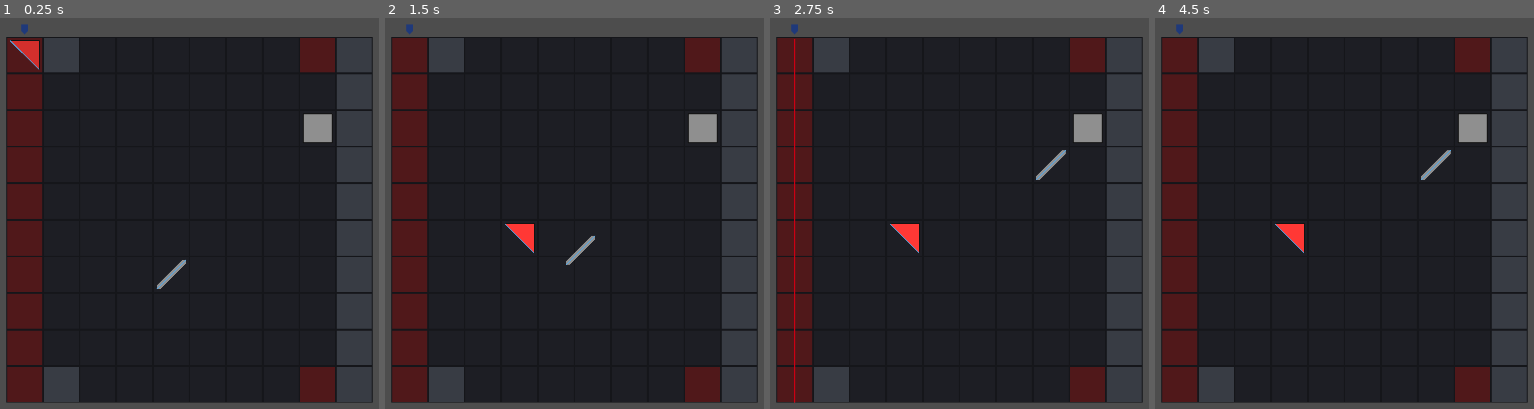
Above: before the commit, frames 1-4 (left to right).
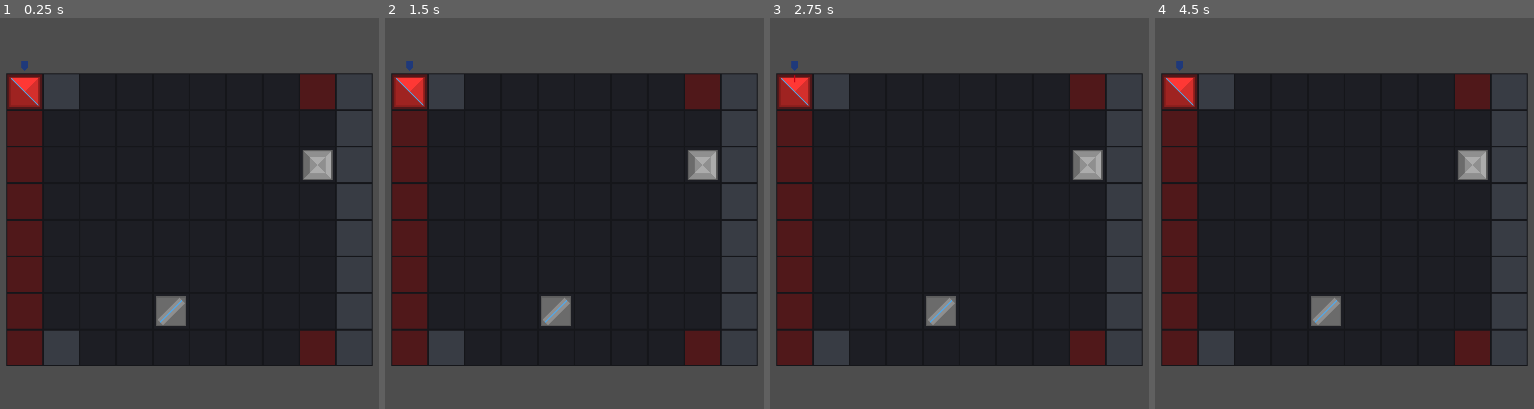
Above: after the commit, the same moments.

Repository: haykh/khet
Game: Godot game, scene res://world.tscn
Two runs of this game, one before a commit and one after it. Both use one fixed random seed, a clock stepped at 60 frames per second and the inputs below.
Inputs (mouse positions are in pixels of both pictures, inside the frame that each line leads up to):
- Up to frame 1 (0.25 s): no input
- Up to frame 2 (1.5 s): tap Enter at 0.5 s; drag from (411, 57) to (555, 276) at 0.52 s; tap Space (fire) at 1.25 s; drag from (555, 276) to (703, 127) at 1.27 s
- Up to frame 3 (2.75 s): tap Enter at 2 s; hold Space (fire) from 2.03 s (still down); click (1088, 127) at 2.17 s
- Up to frame 4 (4.5 s): release Space (fire) at 2.75 s; drag from (1295, 299) to (1473, 127) at 2.77 s; tap Enter at 3.5 s; move the mouse to (outside the picture) at 3.52 s; hold Space (fire) 3.53-4.25 s; click (outside the picture) at 3.67 s; drag from (outside the picture) to (1473, 127) at 4.27 s

The runs differ from the first frame. In frame 1, 21% of the frame differs, in the area x 1-99%, y 1-99%; in frame 2, 21%; in frame 3, 21%; in frame 4, 21%.

Commit message:
improved piece pickup/drop + shapes

Diff:
--- a/board/board.gd
+++ b/board/board.gd
@@ -18,7 +18,7 @@
 @export var piece_scene: PackedScene
 
 var nx: int = 10
-var ny: int = 10
+var ny: int = 8
 var sx: int = 0
 var sy: int = 0
 var xmax: int = 0
@@ -89,6 +89,7 @@
 # = = = = = = = = = = = = = = = =
 # built-in functions
 func _ready() -> void:
+	z_index = 1
 	# add tiles
 	get_board_dimensions()
 	board.initialize(board_tilemap, Vector2(sx, sy), Vector2(nx, ny), tile_size, color_board, color_neutral, color_silver, color_red)
@@ -123,12 +124,12 @@
 func _on_piece_pickup(piece: Piece) -> void:
 	if drag_state.piece == null:
 		drag_state.piece = piece
-		drag_state.piece.state = Pieces.State.PICKED
+		drag_state.piece.animate_pickup()
 		drag_state.offset = piece.position - get_global_mouse_position()
 		Input.set_default_cursor_shape(Input.CURSOR_DRAG)
 
 func _on_piece_drop() -> void:
-	drag_state.piece.state = Pieces.State.IDLE
+	drag_state.piece.animate_drop()
 	drag_state.piece = null
 	drag_state.offset = Vector2.ZERO
 	Input.set_default_cursor_shape(Input.CURSOR_POINTING_HAND)
--- a/board/board.tscn
+++ b/board/board.tscn
@@ -17,7 +17,7 @@
 
 [node name="Shape" type="Polygon2D" parent="."]
 position = Vector2(984, 560)
-polygon = PackedVector2Array(-440, -440, -440, 440, 440, 440, 440, -440)
+polygon = PackedVector2Array(-440, -352, -440, 352, 440, 352, 440, -352)
 script = ExtResource("4_hecc7")
 
 [node name="TileMapLayer" type="TileMapLayer" parent="Shape"]
--- a/laser/laser.gd
+++ b/laser/laser.gd
@@ -27,6 +27,7 @@
 	active = false
 	coord = crd
 	orientation = ori
+	beam.z_index = 20
 	beam.width = 4
 	beam.default_color = color_laser
 	beam.clear_points()
@@ -66,7 +67,7 @@
 					assert (num_piece_segments == Pieces.Shapes[piece.type].surfaces.size(), "# of piece segments does not match the # of expected surfaces")
 					for s in num_piece_segments:
 						var sgmt_line := piece_segments[s] as Line2D
-						var sgmt_type := Pieces.Shapes[piece.type].surfaces[s]
+						var sgmt_type := Pieces.Shapes[piece.type].surfaces[s].type
 						segments.append(Global.SegmentWithCallback.new(
 							sgmt_line.to_global(sgmt_line.points[0]),
 							sgmt_line.to_global(sgmt_line.points[1]),
--- a/piece/piece.gd
+++ b/piece/piece.gd
@@ -4,11 +4,11 @@
 @export_group("Colors", "color_")
 @export_color_no_alpha var color_silver := Color("#8f8f8f")
 @export_color_no_alpha var color_red := Color("#d42f2c")
-@export_color_no_alpha var color_surface_reflector := Color("#55a7e5")
-@export_color_no_alpha var color_surface_absorber := Color("#121212")
+@export var color_surface_reflector := Color("#55a7e5")
+@export var color_surface_absorber := Color("#ffffff00")
 
 @export_group("Nodes")
-@export var shape_polygon: Polygon2D
+@export var polygons: Node2D
 @export var surfaces: Node2D
 @export var shape_ghost: CollisionShape2D
 
@@ -18,6 +18,8 @@
 signal sgnl_unhovered(piece: Piece)
 signal sgnl_done_animating()
 
+# color dictionaries
+
 # constants
 var type := Pieces.Type.NONE
 var team := Pieces.Team.NONE
@@ -26,7 +28,6 @@
 var state := Pieces.State.NONE
 var coord := Vector2i.ZERO
 var orientation := 0
-var active_tween: Tween = null
 
 # external refs
 var board_ref: Board = null
@@ -40,48 +41,53 @@
 	type = typ
 	team = tm
 
+	z_index = 10
 	state = Pieces.State.IDLE
 	coord = crd
 	orientation = ori
 
+	var team_colors: Dictionary[Pieces.Team, Color] = {
+		Pieces.Team.SILVER: color_silver,
+		Pieces.Team.RED: color_red,
+	}
+	var surftype_colors: Dictionary[Pieces.SurfaceType, Color] = {
+		Pieces.SurfaceType.REFLECTOR: color_surface_reflector,
+		Pieces.SurfaceType.ABSORBER: color_surface_absorber,
+	}
+
 	assert(type in Pieces.Shapes, "Shape for the given piece type not defined")
 
-	# shape
-	var shape := PackedVector2Array()
-	for pt in Pieces.Shapes[type].shape:
-		shape.append(pt * ts)
-	shape_polygon.polygon = shape
-	match team:
-		Pieces.Team.SILVER:
-			shape_polygon.color = color_silver
-		Pieces.Team.RED:
-			shape_polygon.color = color_red
-
-	# surfaces
-	var nsurfaces := Pieces.Shapes[type].outlines.size()
-	assert(nsurfaces == Pieces.Shapes[type].surfaces.size(), "# of surfaces does not match the # of outlines")
-	for s in nsurfaces:
-		var pt1 := Pieces.Shapes[type].outlines[s].start
-		var pt2 := Pieces.Shapes[type].outlines[s].end
-		var surface_type := Pieces.Shapes[type].surfaces[s]
-
-		var line := Line2D.new()
-		line.width = 2
-		line.points = [pt1 * ts, pt2 * ts]
-		match surface_type:
-			Pieces.SurfaceType.ABSORBER:
-				line.default_color = color_surface_absorber
-				line.z_index = 10
-			Pieces.SurfaceType.REFLECTOR:
-				line.default_color = color_surface_reflector
-				line.z_index = 11
-		surfaces.add_child(line)
+	# piece shape & interaction surfaces
+	Pieces.Shapes[type].add_polygons(polygons, ts, team_colors[team])
+	Pieces.Shapes[type].add_surfaces(surfaces, ts, surftype_colors)
 
 	# hover detection with the ghost
 	(shape_ghost.shape as RectangleShape2D).set_size(ts)
 
 # = = = = = = = = = = = = = = = =
 # tweens
+func animate_pickup() -> void:
+	z_index = 11
+	var new_tween := create_tween()
+	new_tween.tween_property(self, "scale", Vector2(1.25, 1.25), 0.1)
+	new_tween.set_trans(Tween.TRANS_SINE).set_ease(Tween.EASE_OUT)
+	new_tween.finished.connect(
+		func():
+			state = Pieces.State.PICKED
+			sgnl_done_animating.emit()
+	)
+
+func animate_drop() -> void:
+	z_index = 10
+	var new_tween := create_tween()
+	new_tween.tween_property(self, "scale", Vector2(1.0, 1.0), 0.1)
+	new_tween.set_trans(Tween.TRANS_SINE).set_ease(Tween.EASE_OUT)
+	new_tween.finished.connect(
+		func():
+			state = Pieces.State.IDLE
+			sgnl_done_animating.emit()
+	)
+
 func animate_to_pos(pixel_pos: Vector2, board_crd: Vector2i) -> void:
 	var new_tween := create_tween()
 	new_tween.tween_property(self, "position", pixel_pos, 0.1)
@@ -91,11 +97,6 @@
 			self.coord = board_crd
 			sgnl_done_animating.emit()
 	)
-	if active_tween != null and active_tween.is_running():
-		active_tween.stop()
-		active_tween = new_tween
-	else:
-		active_tween = new_tween
 
 func animate_rotation(rot: Global.Rotation) -> void:
 	var new_tween := create_tween()
@@ -107,10 +108,6 @@
 			self.orientation = new_orientation
 			sgnl_done_animating.emit()
 	)
-	if active_tween != null and active_tween.is_running():
-		active_tween.tween_subtween(new_tween)
-	else:
-		active_tween = new_tween
 
 # = = = = = = = = = = = = = = = =
 # built-in functions
@@ -136,11 +133,11 @@
 func _on_mouse_entered() -> void:
 	if board_ref.drag_state.piece == null:
 		Input.set_default_cursor_shape(Input.CURSOR_POINTING_HAND)
-		shape_polygon.modulate = Color(1.2, 1.2, 1.2)
+		#shape_polygon.modulate = Color(1.2, 1.2, 1.2)
 		sgnl_hovered.emit(self)
 
 func _on_mouse_exited() -> void:
 	if board_ref.drag_state.piece == null:
 		Input.set_default_cursor_shape(Input.CURSOR_ARROW)
-		shape_polygon.modulate = Color.WHITE
+		#shape_polygon.modulate = Color.WHITE
 		sgnl_unhovered.emit(self)
--- a/piece/piece.tscn
+++ b/piece/piece.tscn
@@ -5,14 +5,14 @@
 [sub_resource type="RectangleShape2D" id="RectangleShape2D_3makh"]
 size = Vector2(64, 64)
 
-[node name="Piece" type="Area2D" node_paths=PackedStringArray("shape_polygon", "surfaces", "shape_ghost")]
+[node name="Piece" type="Area2D" node_paths=PackedStringArray("polygons", "surfaces", "shape_ghost")]
 script = ExtResource("1_3makh")
-shape_polygon = NodePath("Shape")
+polygons = NodePath("Polygons")
 surfaces = NodePath("Surfaces")
 shape_ghost = NodePath("Ghost")
 metadata/_edit_group_ = true
 
-[node name="Shape" type="Polygon2D" parent="."]
+[node name="Polygons" type="Node2D" parent="."]
 
 [node name="Surfaces" type="Node2D" parent="."]
 
--- a/pieces.gd
+++ b/pieces.gd
@@ -24,62 +24,82 @@
 enum SurfaceType {
 	NONE,
 	REFLECTOR,
-	ABSORBER
+	ABSORBER,
 }
 
-const _padding = 0.1
-const _size = 1.0 - _padding * 2.0
-const _halfsize = _size * 0.5
+class Surface:
+	var segment: Global.Segment
+	var type: SurfaceType
+	func _init(sgmt: Global.Segment, tp: SurfaceType) -> void:
+		self.segment = sgmt
+		self.type = tp
+
+class Polygon:
+	var points: Array[Vector2]
+	var modulate: float
+	func _init(pts: Array[Vector2], mdl: float) -> void:
+		self.points = pts
+		self.modulate = mdl
 
 class Shape:
-	var shape: Array[Vector2]
-	var outlines: Array[Global.Segment]
-	var surfaces: Array[SurfaceType]
-	func _init(shp: Array[Vector2], otl: Array[Global.Segment], srf: Array[SurfaceType]) -> void:
-		self.shape = shp
-		self.outlines = otl
+	var scale := 0.75
+	var polygons: Array[Polygon]
+	var surfaces: Array[Surface]
+	func _init(pgn: Array[Polygon], srf: Array[Surface]) -> void:
+		self.polygons = pgn
 		self.surfaces = srf
+
+	func add_polygons(container: Node2D, tilesize: Vector2, color: Color) -> void:
+		for poly in self.polygons:
+			var shape := PackedVector2Array()
+			var shape_polygon := Polygon2D.new()
+			for pt in poly.points:
+				shape.append(pt * tilesize * self.scale)
+			shape_polygon.polygon = shape
+			shape_polygon.color = color
+			shape_polygon.modulate = Color(poly.modulate, poly.modulate, poly.modulate)
+			container.add_child(shape_polygon)
+
+	func add_surfaces(container: Node2D, tilesize: Vector2, color_dict: Dictionary[SurfaceType, Color]) -> void:
+		for surf in self.surfaces:
+			var line := Line2D.new()
+			line.width = 2
+			line.points = [surf.segment.start * tilesize * self.scale, surf.segment.end * tilesize * self.scale]
+			line.default_color = color_dict[surf.type]
+			container.add_child(line)
 
 static var Shapes: Dictionary[Type, Shape] = {
 	Type.PYRAMID: Shape.new([
-		Vector2(-_halfsize, -_halfsize),
-		Vector2(-_halfsize, _halfsize),
-		Vector2(_halfsize, -_halfsize)
+		Polygon.new([Vector2(-0.55, -0.55), Vector2(-0.55, 0.55), Vector2(0.55, 0.55), Vector2(0.55, -0.55)], 0.65),
+		Polygon.new([Vector2(-0.5, -0.5), Vector2(-0.5, 0.5), Vector2(0.5, 0.5), Vector2(0.5, -0.5)], 0.75),
+		Polygon.new([Vector2(-0.5, -0.5), Vector2(-0.5, 0.5), Vector2(0.0, 0.0)], 1.2),
+		Polygon.new([Vector2(-0.5, -0.5), Vector2(0.5, -0.5), Vector2(0.0, 0.0)], 1.0),
 	], [
-		Global.Segment.new(Vector2(-_halfsize, -_halfsize), Vector2(-_halfsize, _halfsize)),
-		Global.Segment.new(Vector2(-_halfsize, _halfsize), Vector2(_halfsize, -_halfsize)),
-		Global.Segment.new(Vector2(_halfsize, -_halfsize), Vector2(-_halfsize, -_halfsize))
-	], [
-		SurfaceType.ABSORBER,
-		SurfaceType.REFLECTOR,
-		SurfaceType.ABSORBER
+		Surface.new(Global.Segment.new(Vector2(0.5, -0.5), Vector2(-0.5, 0.5)), SurfaceType.REFLECTOR),
+		Surface.new(Global.Segment.new(Vector2(0.5, -0.5), Vector2(-0.25, -0.25)), SurfaceType.ABSORBER),
+		Surface.new(Global.Segment.new(Vector2(-0.5, 0.5), Vector2(-0.25, -0.25)), SurfaceType.ABSORBER),
 	]),
 	Type.DJED: Shape.new([
-		Vector2(-_halfsize, _halfsize),
-		Vector2(-_halfsize, _halfsize * 0.75),
-		Vector2(_halfsize * 0.75, -_halfsize),
-		Vector2(_halfsize, -_halfsize),
-		Vector2(_halfsize, -_halfsize * 0.75),
-		Vector2(-_halfsize * 0.75, _halfsize)
+		Polygon.new([Vector2(-0.55, -0.55), Vector2(-0.55, 0.55), Vector2(0.55, 0.55), Vector2(0.55, -0.55)], 0.65),
+		Polygon.new([Vector2(-0.5, -0.5), Vector2(-0.5, 0.5), Vector2(0.5, 0.5), Vector2(0.5, -0.5)], 0.75),
+		Polygon.new([Vector2(0.3, -0.5), Vector2(0.5, -0.3), Vector2(-0.3, 0.5), Vector2(-0.5, 0.3)], 1.0),
 	], [
-		Global.Segment.new(Vector2(-_halfsize, _halfsize), Vector2(_halfsize, -_halfsize)),
-	], [
-		SurfaceType.REFLECTOR,
+		Surface.new(Global.Segment.new(Vector2(0.4, -0.4), Vector2(-0.4, 0.4)), SurfaceType.REFLECTOR),
 	]),
 	Type.OBELISK: Shape.new([
-		Vector2(-_halfsize, -_halfsize),
-		Vector2(-_halfsize, _halfsize),
-		Vector2(_halfsize, _halfsize),
-		Vector2(_halfsize, -_halfsize)
+		Polygon.new([Vector2(-0.55, -0.55), Vector2(-0.55, 0.55), Vector2(0.55, 0.55), Vector2(0.55, -0.55)], 0.65),
+		Polygon.new([Vector2(-0.5, -0.5), Vector2(-0.5, 0.5), Vector2(-0.3, 0.3), Vector2(-0.3, -0.3)], 0.75),
+		Polygon.new([Vector2(-0.5, 0.5), Vector2(0.5, 0.5), Vector2(0.3, 0.3), Vector2(-0.3, 0.3)], 1.0),
+		Polygon.new([Vector2(0.5, 0.5), Vector2(0.5, -0.5), Vector2(0.3, -0.3), Vector2(0.3, 0.3)], 1.2),
+		Polygon.new([Vector2(0.5, -0.5), Vector2(-0.5, -0.5), Vector2(-0.3, -0.3), Vector2(0.3, -0.3)], 1.0),
+		Polygon.new([Vector2(0.3, -0.3), Vector2(-0.3, -0.3), Vector2(0.0, 0.0)], 1.2),
+		Polygon.new([Vector2(-0.3, 0.3), Vector2(0.3, 0.3), Vector2(0.0, 0.0)], 1.2),
+		Polygon.new([Vector2(-0.3, -0.3), Vector2(-0.3, 0.3), Vector2(0.0, 0.0)], 1.0),
+		Polygon.new([Vector2(0.3, 0.3), Vector2(0.3, -0.3), Vector2(0.0, 0.0)], 1.0),
 	], [
-		Global.Segment.new(Vector2(-_halfsize, -_halfsize), Vector2(-_halfsize, _halfsize)),
-		Global.Segment.new(Vector2(-_halfsize, _halfsize), Vector2(_halfsize, _halfsize)),
-		Global.Segment.new(Vector2(_halfsize, _halfsize), Vector2(_halfsize, -_halfsize)),
-		Global.Segment.new(Vector2(_halfsize, -_halfsize), Vector2(-_halfsize, -_halfsize)),
-	], [
-		SurfaceType.ABSORBER,
-		SurfaceType.ABSORBER,
-		SurfaceType.ABSORBER,
-		SurfaceType.ABSORBER,
-	])
+		Surface.new(Global.Segment.new(Vector2(0.3, -0.3), Vector2(0.3, 0.3)), SurfaceType.ABSORBER),
+		Surface.new(Global.Segment.new(Vector2(0.3, 0.3), Vector2(-0.3, 0.3)), SurfaceType.ABSORBER),
+		Surface.new(Global.Segment.new(Vector2(-0.3, -0.3), Vector2(0.3, -0.3)), SurfaceType.ABSORBER),
+		Surface.new(Global.Segment.new(Vector2(-0.3, 0.3), Vector2(-0.3, -0.3)), SurfaceType.ABSORBER),
+	]),
 }
